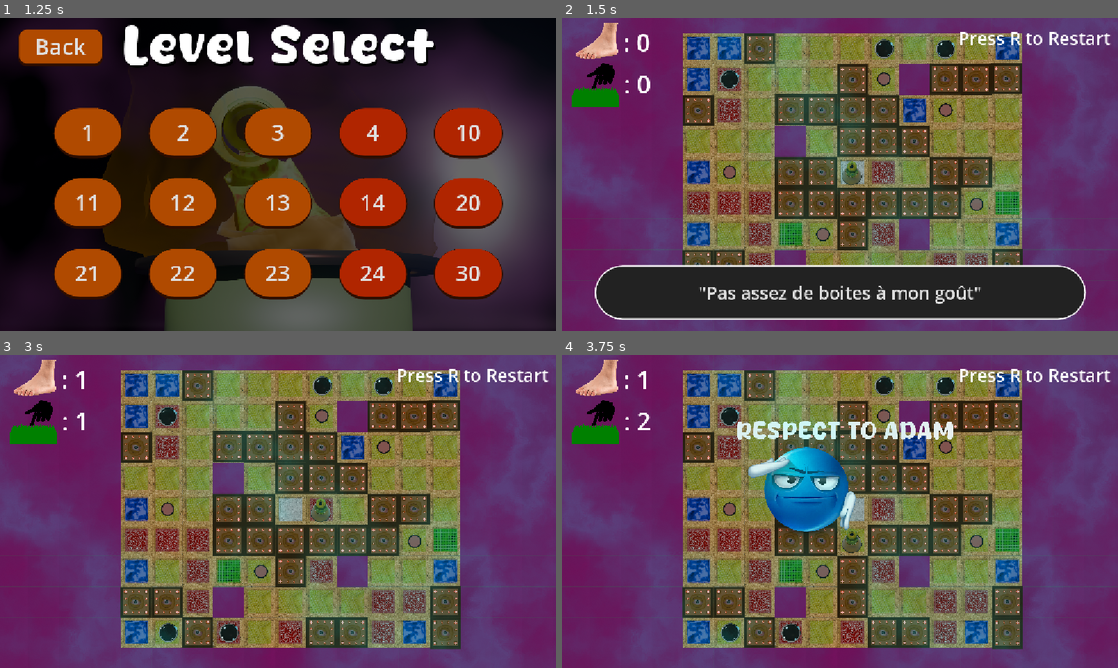
Above: before the commit, frames 1-4 (two rows, left to right).
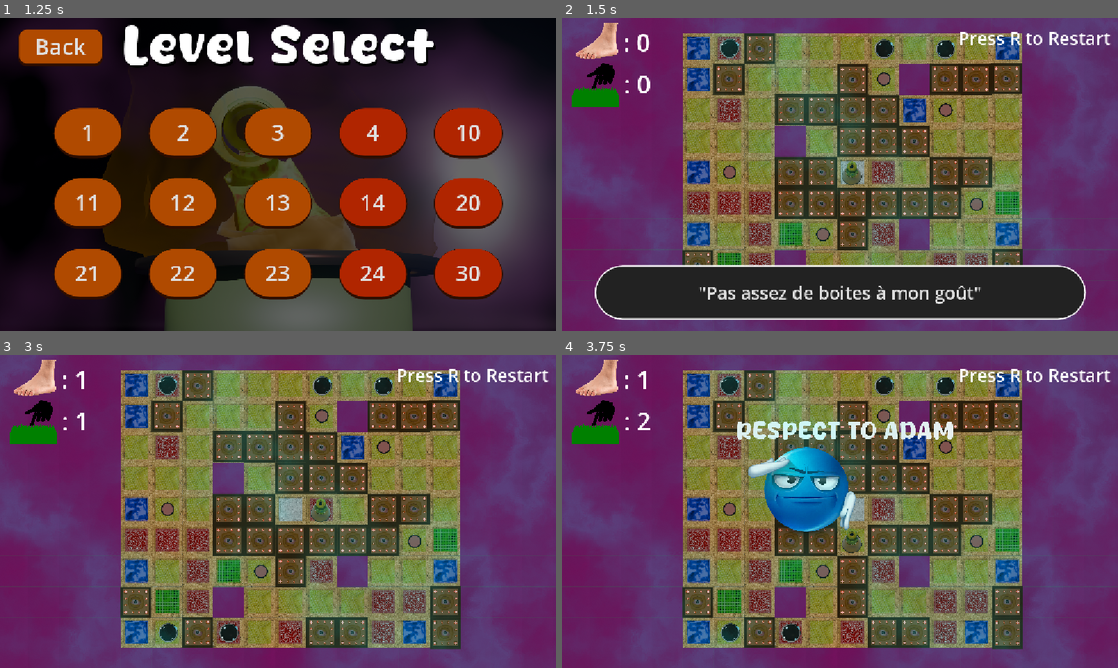
Above: after the commit, the same moments.

Repository: Crizomb/TrucMhajong
Game: Godot game, scene res://scenes/menus/main_menu.tscn
Two runs of this game, one before a commit and one after it. Both use one fixed random seed, a clock stepped at 60 frames per second and the inputs below.
Inputs:
- Up to frame 1 (1.25 s): click "Start" at 0.5 s
- Up to frame 2 (1.5 s): click "30" at 1.25 s
- Up to frame 3 (3 s): click "'Pas assez de boites à mon go…" at 2 s; tap R (Restart) at 2.75 s; hold D (Right) from 2.78 s (still down); tap K (MaSuperActionDeTest) at 2.85 s
- Up to frame 4 (3.75 s): tap R (Restart) at 3.5 s; release D (Right) at 3.53 s; hold S (Down) from 3.53 s (still down); tap L (RespectToAdam) at 3.6 s

Frame 1 is identical in both runs. In frame 2, 1.7% of the frame differs, in the area x 21-33%, y 4-80%; in frame 3, 2.0%, in the area x 21-33%, y 4-84%; in frame 4, 2.0%.

Commit message:
bah n fait il y a une autre solution pr le niv30 donc je l'ai aussi rendu moins obvius

Diff:
--- a/scenes/Niveaux/niveau30.tscn
+++ b/scenes/Niveaux/niveau30.tscn
@@ -41,7 +41,7 @@
 [node name="Node2D2" type="Node2D" unique_id=1947861403]
 
 [node name="TileMapLayer" type="TileMapLayer" parent="." unique_id=1119246778]
-tile_map_data = PackedByteArray("AAABAPv/AAABAAEAAAAAAPv/AAA …(1736 unchanged characters)… BAAAAAAAEAAEAAAD8//z/AAAEAAAAAAD9//z/AAAEAAAAAAD+//z/AAADAAEAAAD///z/AAADAAEAAAAA …(1506 unchanged characters)…
+tile_map_data = PackedByteArray("AAABAPv/AAABAAEAAAAAAPv/AAA …(1736 unchanged characters)… BAAAAAAAEAAEAAAD8//z/AAAEAAAAAAD9//z/AAADAAAAAAD+//z/AAADAAEAAAD///z/AAADAAEAAAAA …(1506 unchanged characters)…
 tile_set = SubResource("TileSet_xkn4h")
 script = ExtResource("2_f7ksi")
 
@@ -136,9 +136,6 @@
 [node name="Box28" parent="." unique_id=1761535155 instance=ExtResource("4_qo0k1")]
 position = Vector2(704, -321)
 
-[node name="Box29" parent="." unique_id=1731791753 instance=ExtResource("4_qo0k1")]
-position = Vector2(-320, 448)
-
 [node name="Box30" parent="." unique_id=1427453464 instance=ExtResource("4_qo0k1")]
 position = Vector2(-193, 574)
 
@@ -158,7 +155,7 @@
 position = Vector2(833, 576)
 
 [node name="Box38" parent="." unique_id=399854546 instance=ExtResource("4_qo0k1")]
-position = Vector2(-448, -192)
+position = Vector2(-320, -322)
 
 [node name="Crepiere" parent="." unique_id=949437595 instance=ExtResource("5_6pugo")]
 position = Vector2(-66, 571)
@@ -173,7 +170,7 @@
 position = Vector2(-318, 570)
 
 [node name="Crepiere8" parent="." unique_id=635154172 instance=ExtResource("5_6pugo")]
-position = Vector2(-321, -325)
+position = Vector2(-321, -454)
 
 [node name="Player" parent="." unique_id=1962365068 instance=ExtResource("6_gm3v7")]
 position = Vector2(192, 66)
